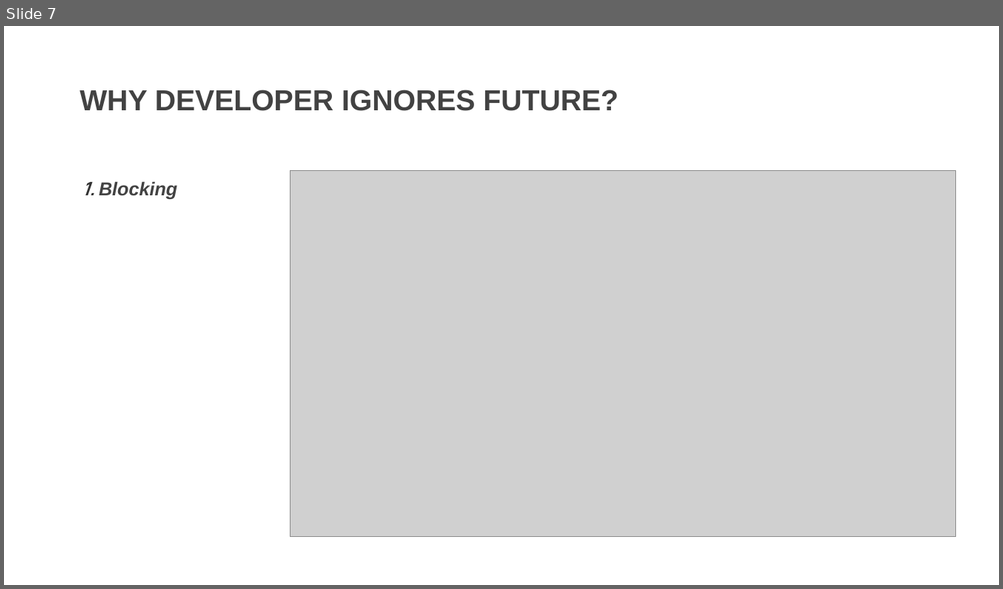
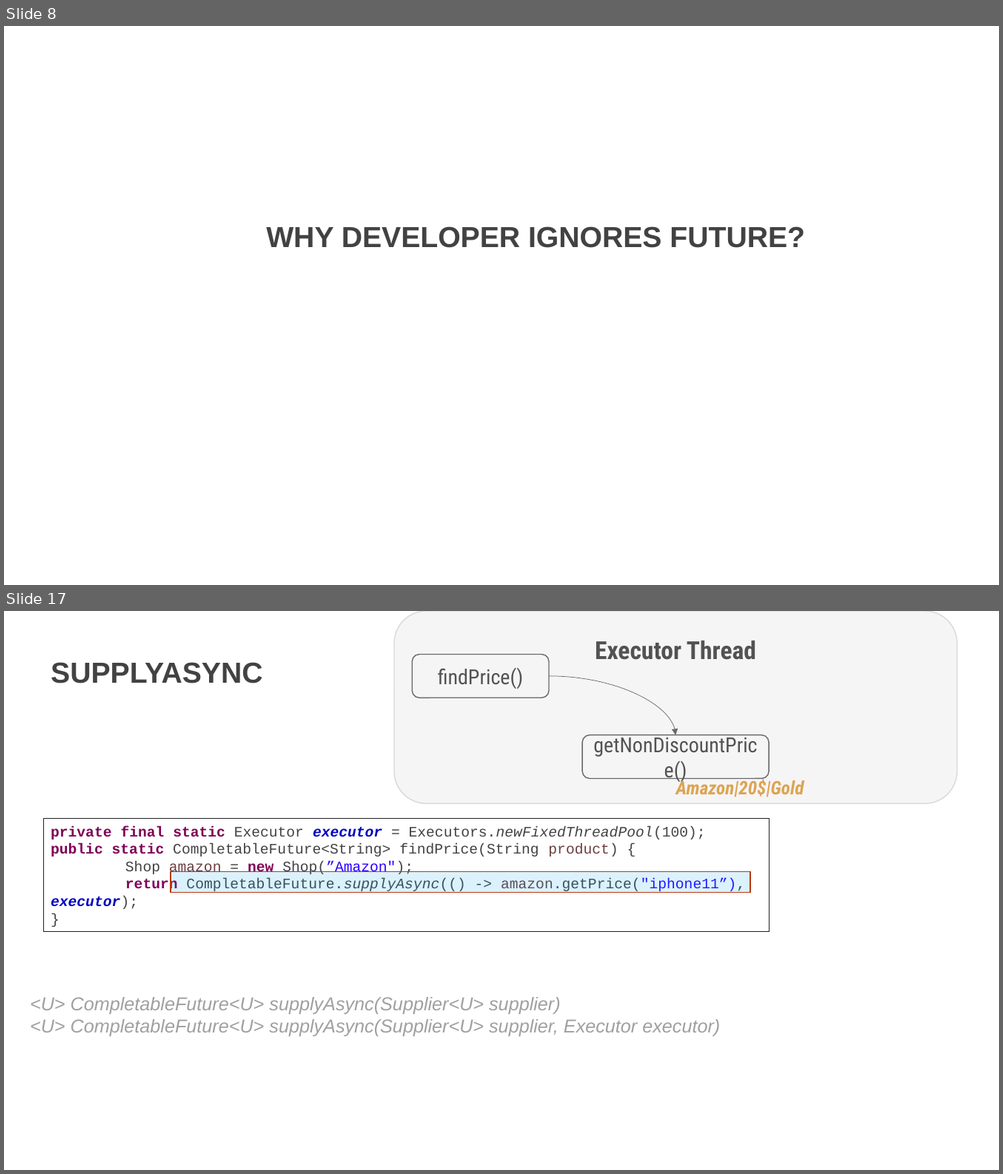
Before and after one commit to DevDay2019-AxonActive/DevDay2019---Advanced-Java, a slide deck: presentations/java_future.pptx. Shown one above the other, each under a label of ours: slide 7 before the commit, slides 8 and 17 after it; the slides between them are not shown. The pictures are 1003x589 and 1003x1174 pixels, drawn with LibreOffice and Linux fonts; fonts in the diff are those of the drawing; grey boxes stand for pictures; background and template pictures are left out. Boxes give left, top, right and bottom in pixels: in the first picture for what was removed or moved away, otherwise in the second. Text is boxed around its words. In the diff, an @@ line names an element or a change of style, - is before the commit and + after.

Commit message:
Update slide for comletable future

```diff
--- a/presentations/java_future.pptx
+++ b/presentations/java_future.pptx
@@ slide 17 added at bbox=[4, 611, 999, 1170], background picture (left out) @@
@@ rounded rectangle added at bbox=[394, 611, 957, 803], fill #E7E6E6 at 36% opacity, outline #D9D9D9 1 pt @@
@@ rounded rectangle added at bbox=[412, 654, 549, 698], outline #212121 1 pt, 20 pt, text #000000 @@
+findPrice()
@@ text added at bbox=[595, 641, 756, 660], 24 pt, text #000000, bold @@
+Executor Thread
@@ text added at bbox=[51, 662, 262, 684], 28 pt, text #424242, bold @@
+SUPPLYASYNC
@@ curved arrow added from (549, 676) to (675, 735), #212121 0.5 pt @@
@@ rounded rectangle added at bbox=[582, 735, 768, 778], outline #212121 1 pt, 20 pt, text #000000 @@
+getNonDiscountPrice()
@@ text added at bbox=[676, 777, 804, 797], 18 pt, text #D78000, bold, italic @@
+Amazon|20$|Gold
@@ rectangle added at bbox=[43, 819, 768, 932], outline #212121 0.75 pt, 14 pt, text #424242 @@
+private final static Executor executor = Executors.newFixedThreadPool(100);
+public static CompletableFuture<String> findPrice(String product) {
+Shop amazon = new Shop(”Amazon");
+return CompletableFuture.supplyAsync(() -> amazon.getPrice("iphone11”), executor);
+}
@@ rectangle added at bbox=[170, 872, 750, 893], fill #02A9F7 at 14% opacity, outline #BD3713 1 pt @@
@@ text added at bbox=[30, 997, 720, 1037], 18 pt, text #424242 at 50% opacity, italic @@
+<U> CompletableFuture<U> supplyAsync(Supplier<U> supplier)
+<U> CompletableFuture<U> supplyAsync(Supplier<U> supplier, Executor executor)
@@ what was slide 7 is now slide 8 @@
@@ slide 8 changed as well @@
@@ picture removed at bbox=[290, 171, 956, 537] @@
@@ text removed at bbox=[82, 181, 177, 199] @@
-1. Blocking
@@ text "WHY DEVELOPER IGNORES FUTURE?": place and size @@
-text "WHY DEVELOPER IGNORES FUTURE?" at bbox=[79, 90, 618, 111]
+text "WHY DEVELOPER IGNORES FUTURE?" at bbox=[266, 227, 805, 248]
```
Also in this commit, not shown: 3 other slides changed, 18 other slides added, 9 slides removed.
